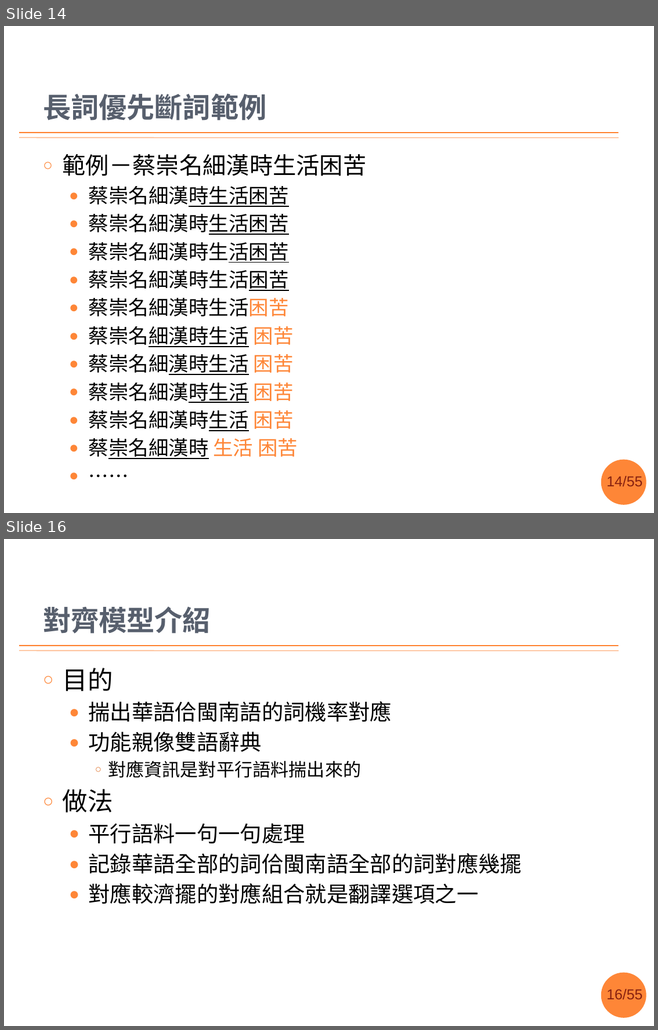
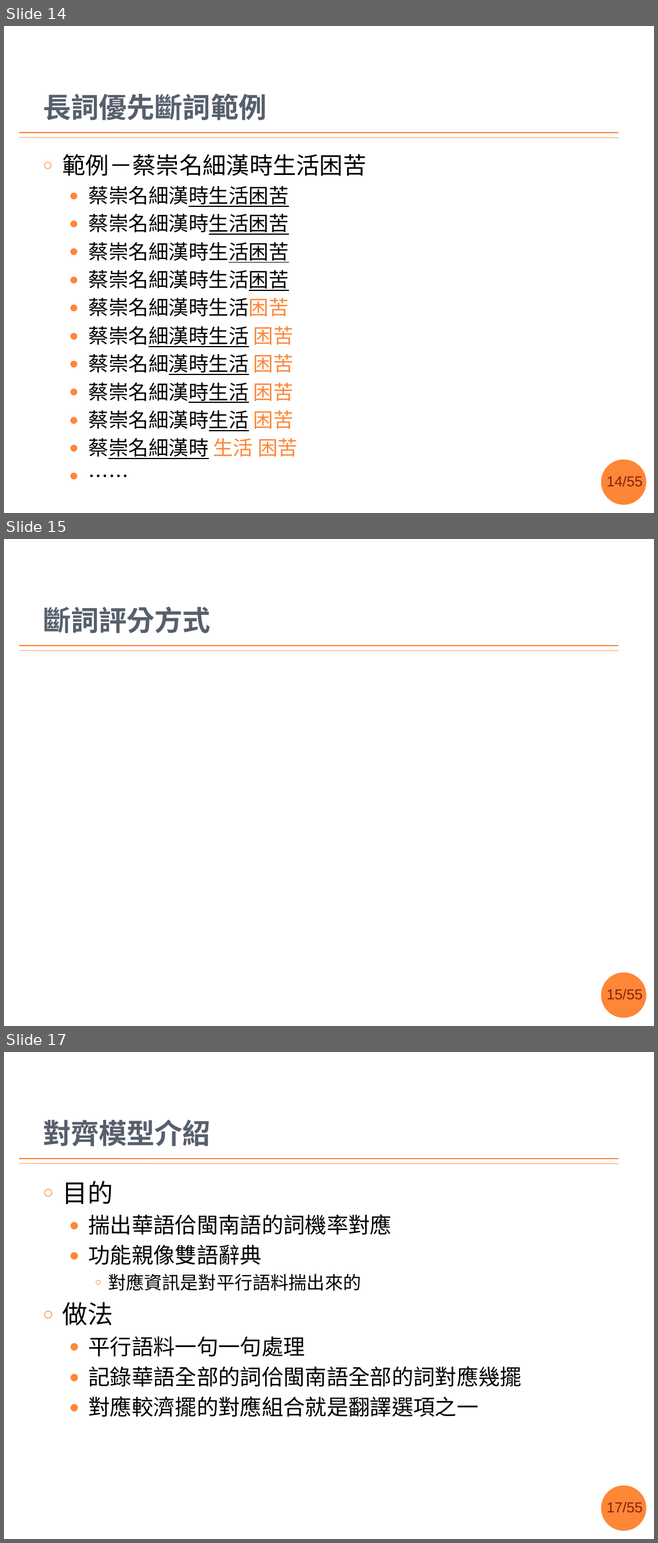
Before and after one commit to sih4sing5hong5/po3-ko3_tau5-iann2-phinn3, a slide deck: 翻譯報告.pptx. Shown one above the other, each under a label of ours: slides 14 and 16 before the commit, slides 14, 15 and 17 after it; the slides between them are not shown. The pictures are 658x1030 and 658x1543 pixels, drawn with LibreOffice and Linux fonts; fonts in the diff are those of the drawing; grey boxes stand for pictures; background and template pictures are left out. Boxes give left, top, right and bottom in pixels: in the first picture for what was removed or moved away, otherwise in the second. Text is boxed around its words. In the diff, an @@ line names an element or a change of style, - is before the commit and + after.

```diff
--- a/翻譯報告.pptx
+++ b/翻譯報告.pptx
@@ slide 15 added at bbox=[4, 539, 654, 1026], background #FFFFFF; not listed: 4 template elements that a slide beside it also shows @@
@@ title added at bbox=[43, 606, 210, 634], 31 pt, text #575F6D, bold @@
+斷詞評分方式
@@ what was slide 16 is now slide 17 @@
@@ page number at bbox=[606, 1502, 642, 1513]: text changed @@
-16/55
+17/55
```
Also in this commit, not shown: 9 slides changed, 2 other slides added.
